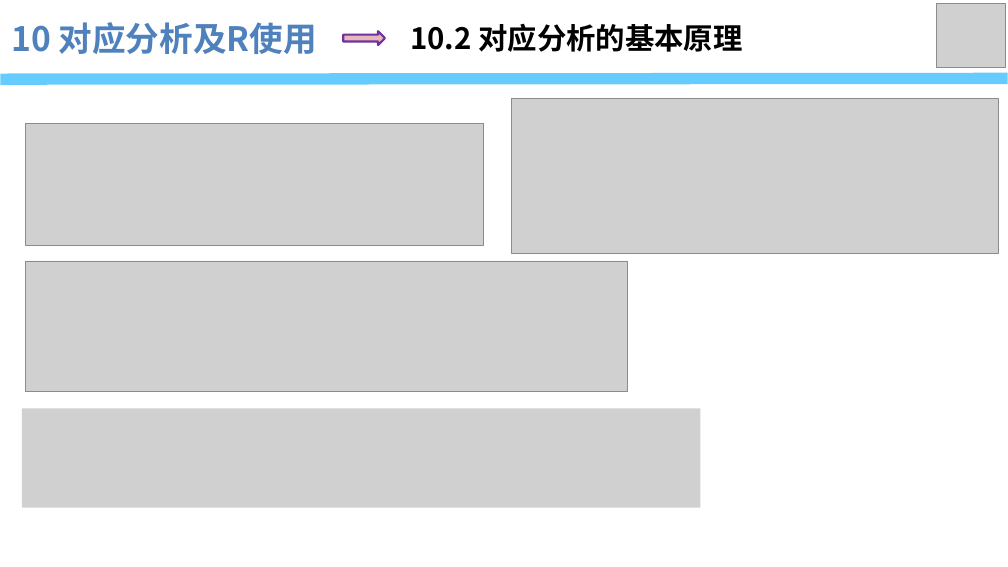
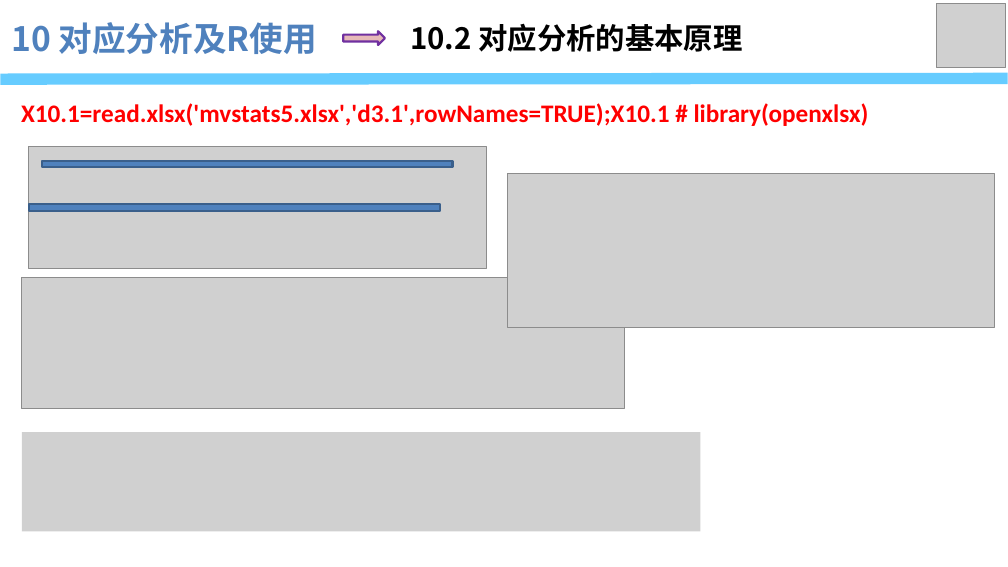
Before and after one commit to jdwbh/mvstats5, a slide deck: slide 11 of pptx/第10章 对应分析.pptx. Drawn at 1008x567 pixels with LibreOffice and Linux fonts; fonts in the diff are those of the drawing; grey boxes stand for pictures. Boxes give left, top, right and bottom in pixels: in the first picture for what was removed or moved away, otherwise in the second. Text is boxed around its words. In the diff, an @@ line names an element or a change of style, - is before the commit and + after.

```diff
--- a/pptx/第10章 对应分析.pptx
+++ b/pptx/第10章 对应分析.pptx
@@ text added at [21, 103, 869, 126], 24 pt, text #FF0000, bold @@
+X10.1=read.xlsx('mvstats5.xlsx','d3.1',rowNames=TRUE);X10.1 # library(openxlsx)
@@ picture: place and size @@
-picture at [25, 124, 483, 246]
+picture at [29, 147, 487, 268]
@@ rectangle added at [42, 161, 452, 167], fill #4F81BD, outline #3A5F8C 2 pt @@
@@ picture: place and size @@
-picture at [511, 99, 998, 253]
+picture at [507, 173, 994, 327]
@@ rectangle added at [29, 204, 439, 210], fill #4F81BD, outline #3A5F8C 2 pt @@
@@ picture: place and size @@
-picture at [25, 261, 628, 392]
+picture at [22, 278, 625, 408]
@@ picture: place and size @@
-picture at [22, 408, 701, 507]
+picture at [22, 433, 701, 532]
```
Also in this commit, not shown: 1 other slide changed, 12 other files.
